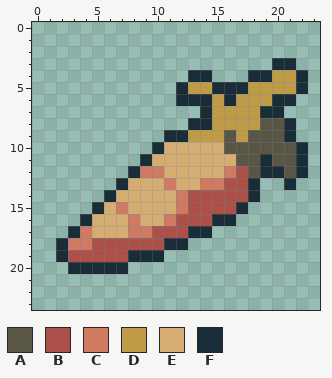
Pixel-art sprite: assets/ui/icon_carrot_24.png. That is the earlier state.
The file is 24x24 pixels.
Palette (. is transparent): A #5a5645  B #ad5049  C #d07b61  D #bf9b45  E #d5ad70  F #192d38
Pixels before, first column x 2:
 3 ..................FF.
 4 ...........FF...FFDDF
 5 ..........FDDFFFDDDDF
 6 ..........FFFDFDDDFF.
 7 ............FDDDDFF..
 8 ...........FFDDDDAAF.
 9 .........FFDDDADAAAF.
10 ........FEEEEEAAAAAAF
11 .......FEEEEEEEAAFAAF
12 ......FCCEEEEECBAFFAF
13 .....FEEECEECCBBF..F.
14 ....FEEEEECBBBBBF....
15 ...FECEEEECBBBBF.....
16 ..FEEECEECBBBFF......
17 .FCEEECCBBBFF........
18 FCCBBBBBBFF..........
19 FBBBBBFFF............
20 .FFFFF...............
New version:
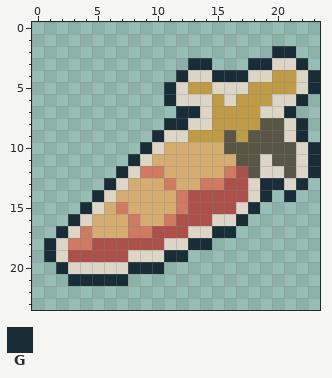
Colours new in this view: G #192d38
Diff:
Colour F changes from #192d38 to #ddd6c6.
The author put colour G in row 2 at x 20 to 21; in row 3 at x 13 to 14, 18 to 19 and 22; in row 4 at x 12, 15 to 17 and 23; in row 5 at x 11 and 23; in row 6 at x 11 and 22; in row 7 at x 12 to 13 and 21.
The author put colour G in row 8 at x 11 to 12 and 22; in row 9 at x 10 and 22; in row 10 at x 9 and 23; in row 11 at x 8 and 23; in row 12 at x 7 and 23; in row 13 at x 6, 19 to 20 and 22.
The author put colour G in row 14 at x 5, 19 and 21; in row 15 at x 4 and 18; in row 16 at x 3 and 17; in row 17 at x 2 and 15 to 16; in row 18 at x 1 and 13 to 14; in row 19 at x 1 and 11 to 12.
The author put colour G in row 20 at x 2 and 8 to 10; in row 21 at x 3 to 7.
